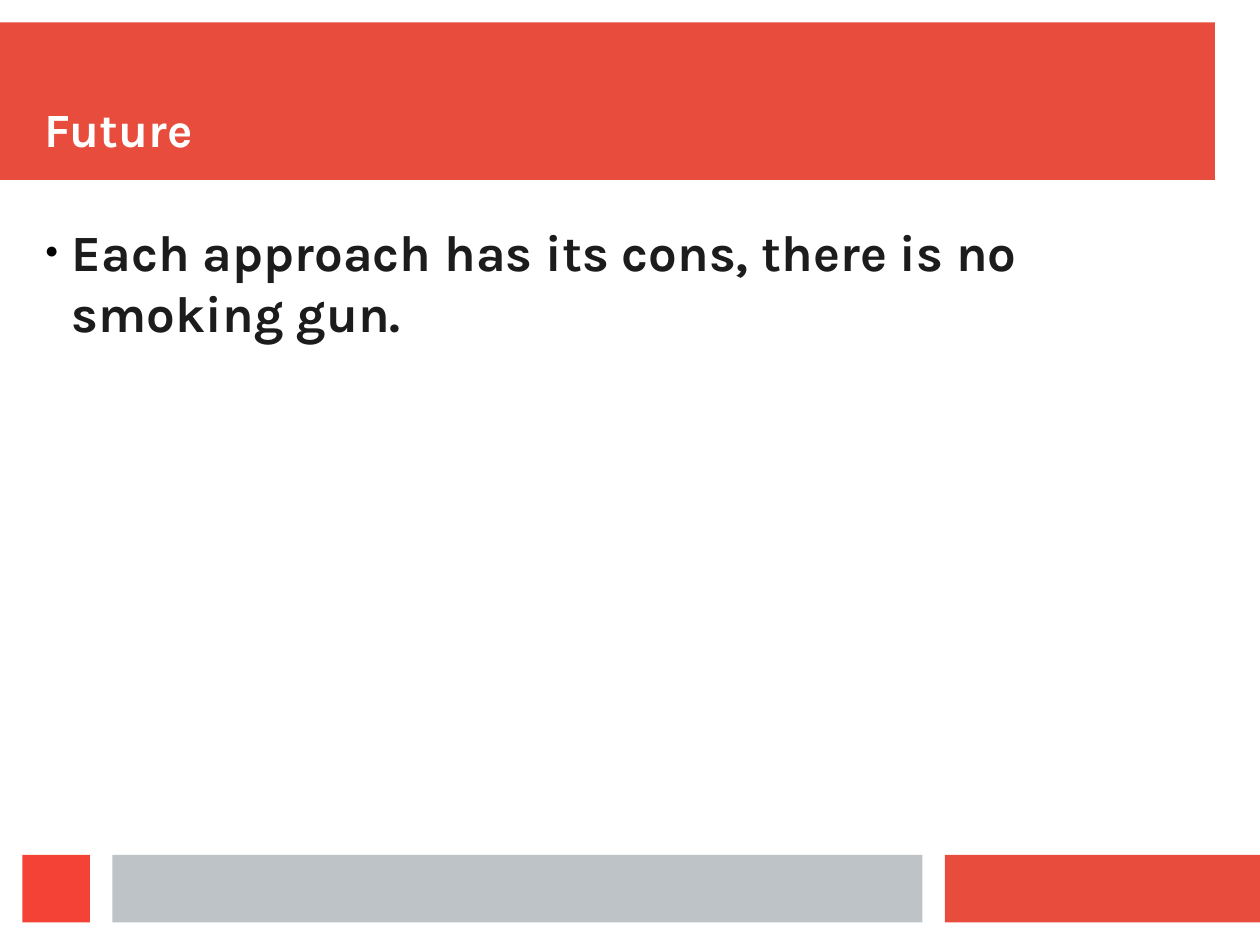
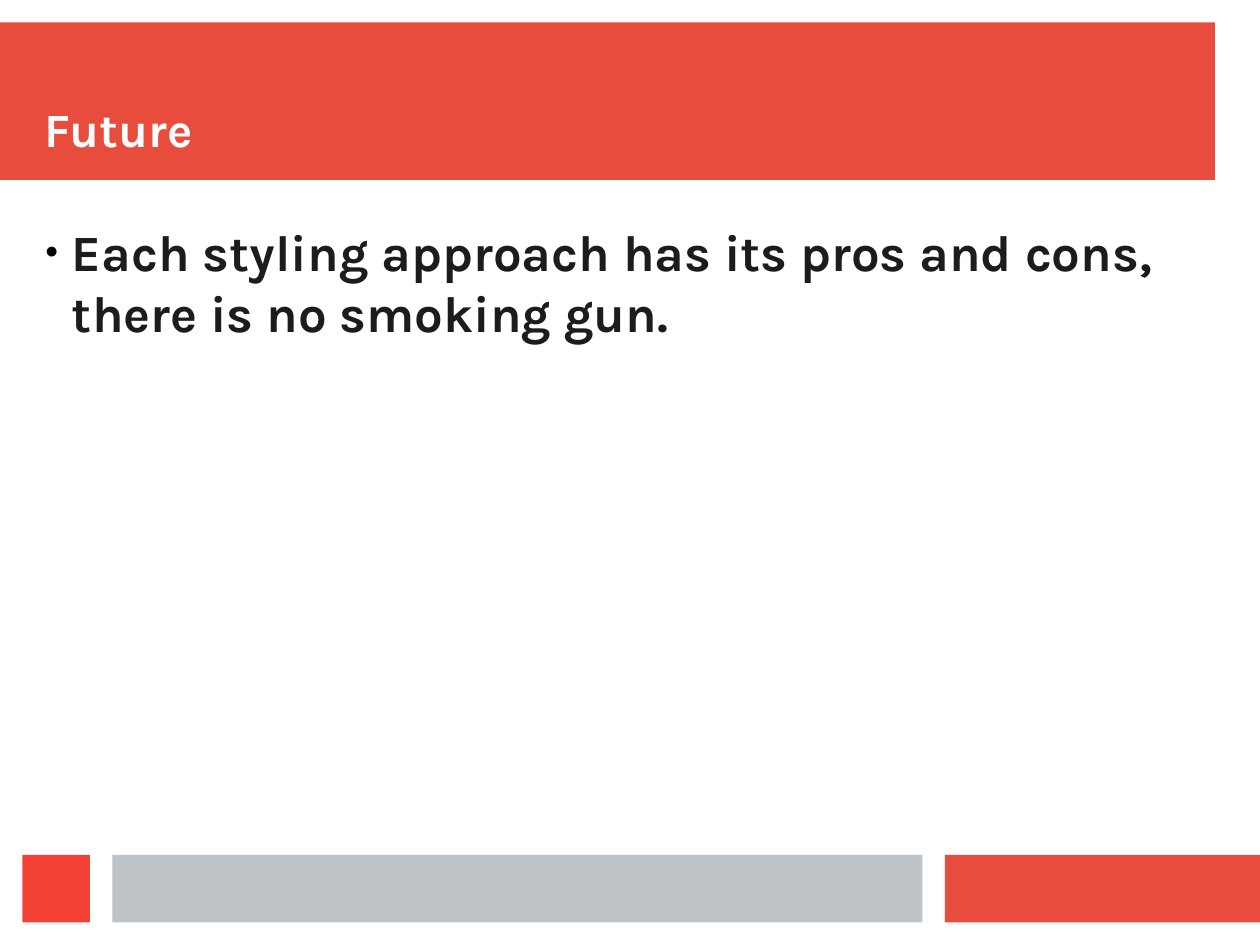
Before and after one commit to aruberto/styling-javascript-components, a slide deck: slide 26 of styling_react_components.odp (slide 27 before the commit). Drawn at 1260x945 pixels with LibreOffice and Linux fonts; fonts in the diff are those of the drawing. Boxes give left, top, right and bottom in pixels: in the first picture for what was removed or moved away, otherwise in the second. Text is boxed around its words. In the diff, an @@ line names an element or a change of style, - is before the commit and + after.

```diff
--- a/styling_react_components.odp
+++ b/styling_react_components.odp
@@ text at (72, 235, 1152, 344): text changed @@
-● Each approach has its cons, there is no smoking gun.
+● Each styling approach has its pros and cons, there is no smoking gun.
```
Also in this commit, not shown: 4 other slides changed, 1 slide added, 1 slide removed.
